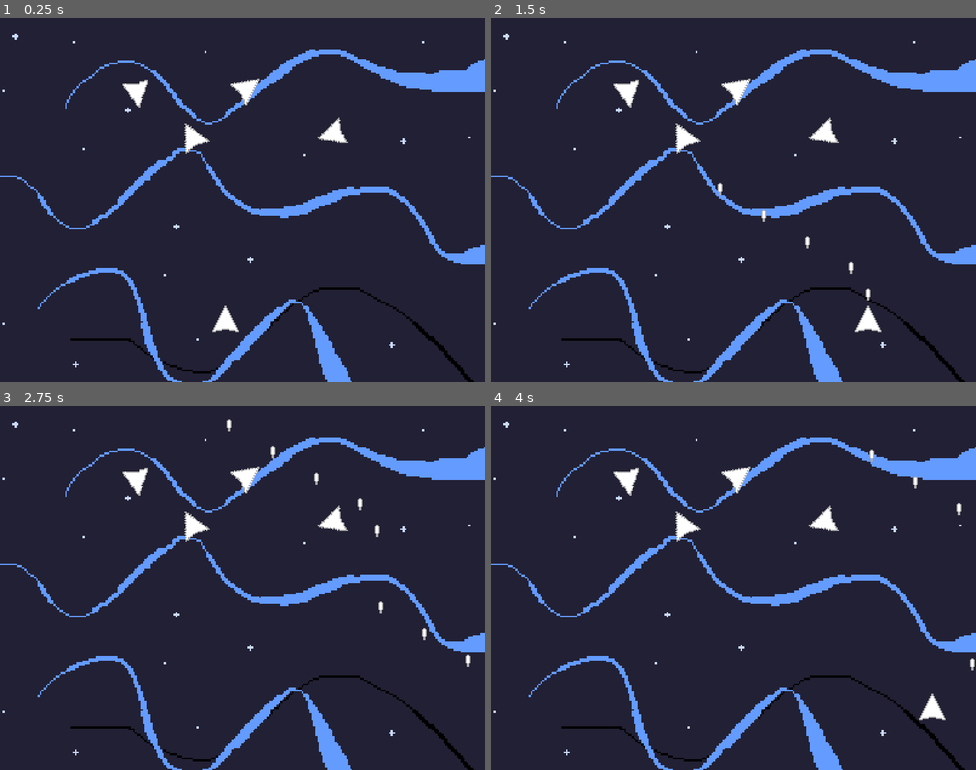
Above: before the commit, frames 1-4 (two rows, left to right).
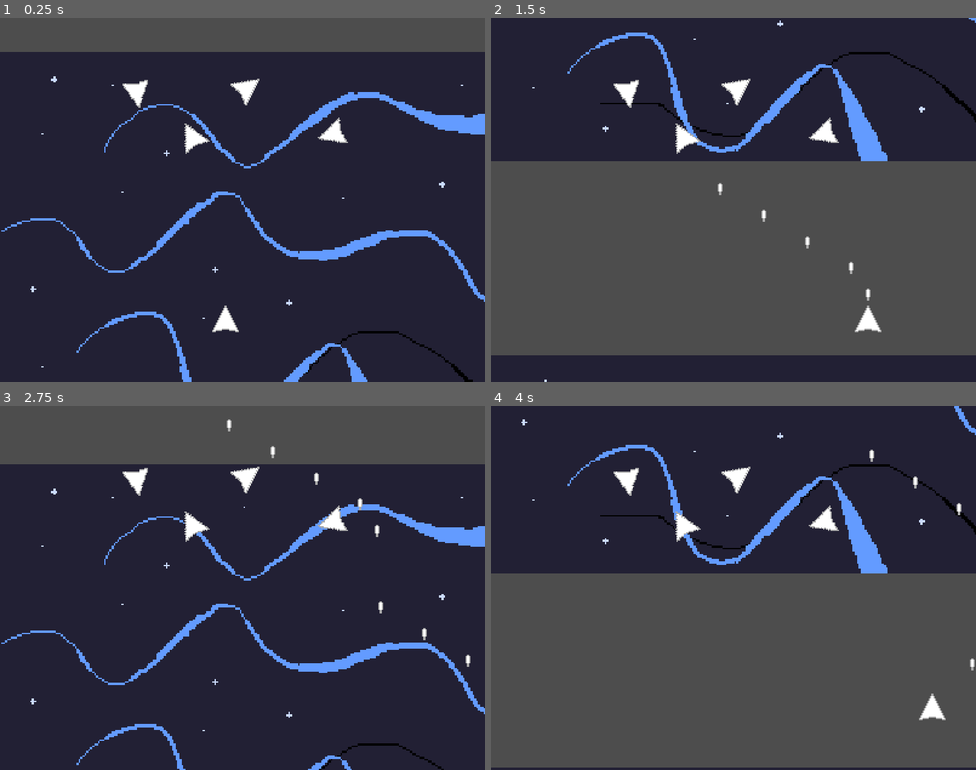
Above: after the commit, the same moments.

Repository: tymbaca/Starship
Game: Godot game, scene res://scenes/Level/Level.tscn
The game is run twice, just before and just after one commit, with the same random seed, the same clock (stepped at 60 frames per second) and the same inputs.
Inputs (mouse positions are in pixels of both pictures, inside the frame that each line leads up to):
- Up to frame 1 (0.25 s): no input
- Up to frame 2 (1.5 s): move the mouse to (840, 181) at 0.52 s; hold D (move_right) 0.53-1.28 s; hold Space (fire) 0.53-1.28 s; move the mouse to (636, 218) at 1.27 s; hold S (move_down) from 1.28 s (still down); tap Space (fire) at 1.35 s
- Up to frame 3 (2.75 s): move the mouse to (291, 507) at 2.02 s; release S (move_down) at 2.03 s; hold D (move_right) from 2.03 s (still down); hold Space (fire) from 2.03 s (still down)
- Up to frame 4 (4 s): move the mouse to (709, 660) at 2.77 s; release D (move_right) at 2.78 s; release Space (fire) at 2.78 s; hold W (move_up) 2.78-3.53 s; tap Space (fire) at 2.85 s; move the mouse to (879, 642) at 3.52 s; hold A (move_left) from 3.53 s (still down); hold Space (fire) from 3.53 s (still down)

The runs differ from the first frame. In frame 1, 20% of the frame differs, in the area x 0-100%, y 0-100%; in frame 2, 58%; in frame 3, 25%; in frame 4, 58%.

Commit message:
New Background and global settings

Diff:
--- a/project.godot
+++ b/project.godot
@@ -18,13 +18,13 @@
 [autoload]
 
 Level="*res://scenes/Level/Level.gd"
+Settings="*res://scenes/Settings.gd"
 
 [display]
 
 window/size/viewport_width=400
 window/size/viewport_height=300
 window/stretch/mode="viewport"
-window/dpi/allow_hidpi=false
 
 [dotnet]
 
--- a/scenes/Background/Background.gd
+++ b/scenes/Background/Background.gd
@@ -1,3 +1,11 @@
 extends Node2D
 
 @export var background_speed: float = 200
+@onready var pivot: Node2D = $Pivot
+@onready var screen_size: Rect2 = get_viewport_rect()
+
+func _process(delta: float) -> void:
+	pivot.position.y += background_speed * delta
+
+	if pivot.last_background.global_position.y > 0:
+		pivot.queue_sprite()
--- a/scenes/Background/BackgroundPivot.gd
+++ b/scenes/Background/BackgroundPivot.gd
@@ -1,11 +1,26 @@
 extends Node2D
 
 var backgrounds: Array[Sprite2D] = []
+@onready var parent: Node2D = get_parent()
+@onready var last_background: Sprite2D = $Sprite2D
 
 func _ready() -> void:
-	add_backgrounds()
+	for child in get_children():
+		backgrounds.append(child)
 
-func add_backgrounds() -> void:
-	for child in get_children():
-		if child is Sprite2D:
-			backgrounds.append(child)
+func queue_sprite() -> void:
+	var new_background: Sprite2D = last_background.duplicate()
+	new_background.position = last_background.position + Vector2(0, -Settings.screen_size.y)
+	add_background(new_background)
+	if len(backgrounds) > 2:
+		remove_old_background()
+		pass
+
+func add_background(new_background: Sprite2D) -> void:
+	backgrounds.append(new_background)
+	add_child(new_background)
+	last_background = new_background
+
+func remove_old_background() -> void:
+	backgrounds[0].queue_free()
+	backgrounds.remove_at(0)
--- a/scenes/Background/background.tscn
+++ b/scenes/Background/background.tscn
@@ -9,13 +9,13 @@
 script = ExtResource("1_8e5nw")
 
 [node name="Pivot" type="Node2D" parent="."]
-position = Vector2(204, 152)
 scale = Vector2(1.6, 1.6)
 script = ExtResource("2_xshkw")
 
 [node name="Sprite2D" type="Sprite2D" parent="Pivot"]
 z_index = -1
 texture = ExtResource("3_fe2ck")
+centered = false
 
 [node name="Watcher" type="VisibleOnScreenEnabler2D" parent="."]
 position = Vector2(10, 10)
--- a/scenes/Level/Level.tscn
+++ b/scenes/Level/Level.tscn
@@ -1,7 +1,7 @@
 [gd_scene load_steps=7 format=3 uid="uid://ctd8spq2mo1d5"]
 
 [ext_resource type="Script" path="res://scenes/Level/Level.gd" id="1_e83f4"]
-[ext_resource type="Texture2D" uid="uid://dk38tbyjyyhqi" path="res://images/Background.png" id="2_tq2iv"]
+[ext_resource type="PackedScene" uid="uid://gsbj45asrm3d" path="res://scenes/Background/background.tscn" id="2_gqkdp"]
 [ext_resource type="PackedScene" uid="uid://6b4t2tn2auii" path="res://scenes/Ship/Ship.tscn" id="3"]
 [ext_resource type="PackedScene" uid="uid://dhgvy0gslmkki" path="res://scenes/Player/player.tscn" id="4_m28ui"]
 
@@ -17,11 +17,8 @@
 [node name="Level" type="Node2D" groups=["Level"]]
 script = ExtResource("1_e83f4")
 
-[node name="Sprite2D" type="Sprite2D" parent="."]
-z_index = -1
-position = Vector2(204, 152)
-scale = Vector2(1.6, 1.6)
-texture = ExtResource("2_tq2iv")
+[node name="Background" parent="." instance=ExtResource("2_gqkdp")]
+position = Vector2(-4, -19)
 
 [node name="EnemySpawnPath" type="Path2D" parent="."]
 position = Vector2(11, -92)
--- /dev/null
+++ b/scenes/Settings.gd
@@ -0,0 +1,3 @@
+extends Node2D
+
+@onready var screen_size: Vector2 = get_viewport_rect().size
